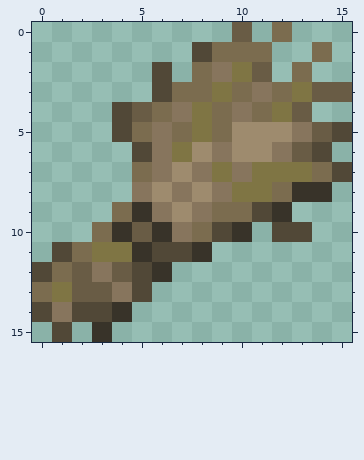
Edited in one commit: pixel-art sprite (Versandordner/Unsortiert/flax_straw.png). This is how it looked before the edit.
The file is 16x16 pixels.
After the commit:
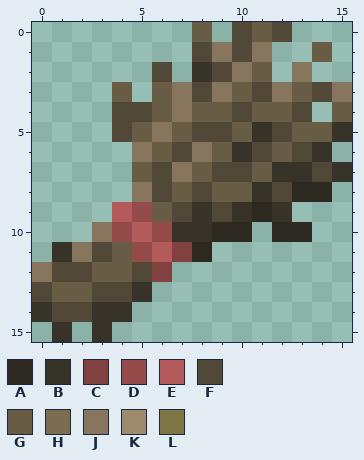
Palette (. is transparent): A #2d2921  B #383329  C #824141  D #964b4b  E #b55a5a  F #514837  G #695c45  H #7b6c4f  J #87755d  K #9e8b6e  L #7f7544
The exact change:
Changed rows in their new state; - is an unchanged pixel.
first column x 0:
 0 --------G-FGF---
 1 ---------JFJ--G-
 2 --------BFJ--J--
 3 ----G-GJFJGFJGFJ
 4 -----FG-GGFGGF-G
 5 -----G-GFFGBFG-B
 6 -----JGFJGBFGFB-
 7 -----GFJGFFGBBFB
 8 ------FGFGGBFAA-
 9 ----EDGFBFBA----
10 ---JDEDBBAA-AA--
11 -BJFGDECA-------
12 JFFG--C---------
13 FG-FFB----------
14 BF-B------------
15 -B--------------
Pixel boxes of the changes (left, top, right, bottom) in both pictures:
changed: (32, 22, 352, 342)
